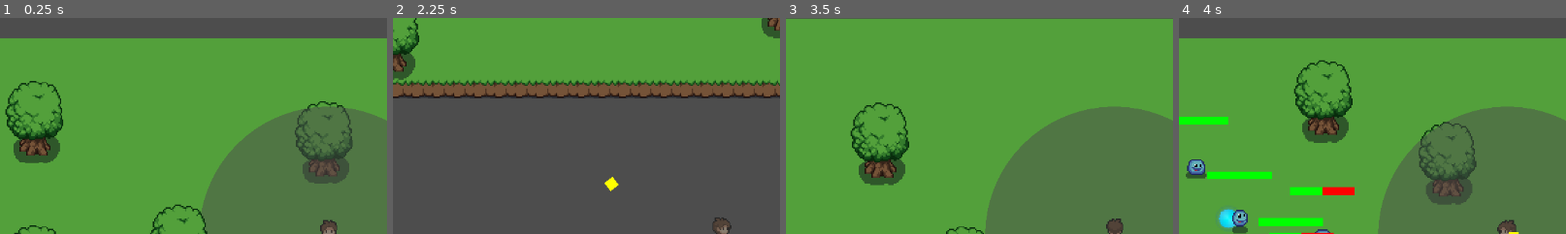
Above: before the commit, frames 1-4 (left to right).
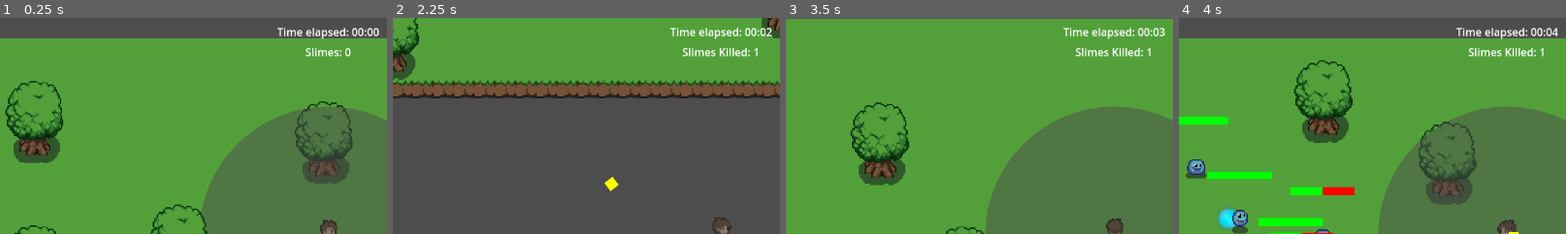
Above: after the commit, the same moments.

Repository: lujack88/survivor_game_clone
Game: Godot game, scene res://scenes/world.tscn
Same seed, same stepped clock (60 frames per second), same inputs: the game is played once before the commit and once after it.
Inputs:
- Up to frame 1 (0.25 s): no input
- Up to frame 2 (2.25 s): tap Enter at 0.5 s; hold D (move_right) 0.53-1.28 s; hold S (move_down) 1.28-2.03 s; hold D (move_right) from 2.03 s (still down)
- Up to frame 3 (3.5 s): release D (move_right) at 2.78 s; hold W (move_up) from 2.78 s (still down)
- Up to frame 4 (4 s): release W (move_up) at 3.53 s; hold A (move_left) from 3.53 s (still down)
The pictures show only the part of the screen within x 8-58%, y 0-50%; the shares and areas given below are measured in that part.

The runs differ from the first frame. In frame 1, 0.8% of the frame differs, in the area x 71-98%, y 4-18%; in frame 2, 1.0%; in frame 3, 1.0%; in frame 4, 1.0%.

Commit message:
added time elapsed and kill counter

Diff:
--- a/scenes/HUD.tscn
+++ b/scenes/HUD.tscn
@@ -109,3 +109,48 @@
 text = "Level 1"
 horizontal_alignment = 1
 vertical_alignment = 1
+
+[node name="TopCounters" type="Control" parent="."]
+layout_mode = 3
+anchors_preset = 5
+anchor_left = 0.5
+anchor_right = 0.5
+offset_left = -150.0
+offset_top = 10.0
+offset_right = 150.0
+offset_bottom = 60.0
+grow_horizontal = 2
+
+[node name="TimeCounter" type="Label" parent="TopCounters"]
+layout_mode = 1
+anchors_preset = 8
+anchor_left = 0.5
+anchor_top = 0.5
+anchor_right = 0.5
+anchor_bottom = 0.5
+offset_left = -75.0
+offset_top = -25.0
+offset_right = 75.0
+offset_bottom = -5.0
+grow_horizontal = 2
+grow_vertical = 2
+text = "Time: 00:00"
+horizontal_alignment = 1
+vertical_alignment = 1
+
+[node name="SlimeKillCounter" type="Label" parent="TopCounters"]
+layout_mode = 1
+anchors_preset = 8
+anchor_left = 0.5
+anchor_top = 0.5
+anchor_right = 0.5
+anchor_bottom = 0.5
+offset_left = -75.0
+offset_top = 5.0
+offset_right = 75.0
+offset_bottom = 25.0
+grow_horizontal = 2
+grow_vertical = 2
+text = "Slimes: 0"
+horizontal_alignment = 1
+vertical_alignment = 1
--- a/scenes/entityspawner.tscn
+++ b/scenes/entityspawner.tscn
@@ -1,9 +1,6 @@
-[gd_scene load_steps=4 format=3 uid="uid://mbe6t0vif6tq"]
+[gd_scene load_steps=2 format=3 uid="uid://mbe6t0vif6tq"]
 
 [ext_resource type="Script" uid="uid://cxolqb43t772d" path="res://scripts/entityspawner.gd" id="1_bmbbe"]
-[ext_resource type="Script" uid="uid://cr4q8a1jepl5m" path="res://scripts/EntityConfig.gd" id="2_clax3"]
-[ext_resource type="Resource" uid="uid://l3mao1h8lvx8" path="res://entity configs/slime_config.tres" id="3_alpsp"]
 
 [node name="entityspawner" type="Node2D"]
 script = ExtResource("1_bmbbe")
-entity_configs = Array[ExtResource("2_clax3")]([ExtResource("3_alpsp")])
--- a/scripts/HUD.gd
+++ b/scripts/HUD.gd
@@ -8,17 +8,32 @@
 @onready var xp_fill: ColorRect = $XPBar/XPFill
 @onready var xp_label: Label = $XPBar/XPLabel
 @onready var level_label: Label = $LevelLabel
+@onready var slime_counter_label: Label = $TopCounters/SlimeKillCounter
+@onready var time_counter_label: Label = $TopCounters/TimeCounter
 
 # Player reference
 var player: Player
 var level_system: LevelSystem
 
+# Counter variables
+var slime_kill_count: int = 0
+var game_start_time: float = 0.0
+
 func _ready():
+	# Add to HUD group for easy access
+	add_to_group("hud")
+
+	# Initialize game start time
+	game_start_time = Time.get_ticks_msec() / 1000.0
+
 	# Defer the connection to ensure everything is ready
 	call_deferred("_connect_to_systems")
 
 	# Set initial visibility
 	visible = true
+
+func _process(_delta):
+	update_time_display()
 
 func _connect_to_systems():
 	# Find the player in the scene
@@ -136,3 +151,28 @@
 func set_level(level: int):
 	if level_label:
 		level_label.text = "Level " + str(level)
+
+# Counter update functions
+func update_time_display():
+	if not time_counter_label:
+		return
+
+	var elapsed_time = (Time.get_ticks_msec() / 1000.0) - game_start_time
+	var total_seconds = int(elapsed_time)
+	var minutes = total_seconds / 60
+	var seconds = total_seconds % 60
+
+	time_counter_label.text = "Time elapsed: %02d:%02d" % [minutes, seconds]
+
+func increment_slime_kill():
+	slime_kill_count += 1
+	update_slime_counter()
+
+func update_slime_counter():
+	if slime_counter_label:
+		slime_counter_label.text = "Slimes Killed: " + str(slime_kill_count)
+
+# Called when an enemy is killed
+func on_enemy_killed(enemy_type: String):
+	if enemy_type.to_lower().contains("slime"):
+		increment_slime_kill()
--- a/scripts/slime.gd
+++ b/scripts/slime.gd
@@ -117,6 +117,11 @@
 		hp_bar_fill.size.x = 50 * health_percentage
 
 func die():
+	# Notify HUD about slime kill
+	var hud = get_tree().get_first_node_in_group("hud")
+	if hud and hud.has_method("on_enemy_killed"):
+		hud.on_enemy_killed("slime")
+
 	# Drop XP orb
 	drop_xp_orb()
 
